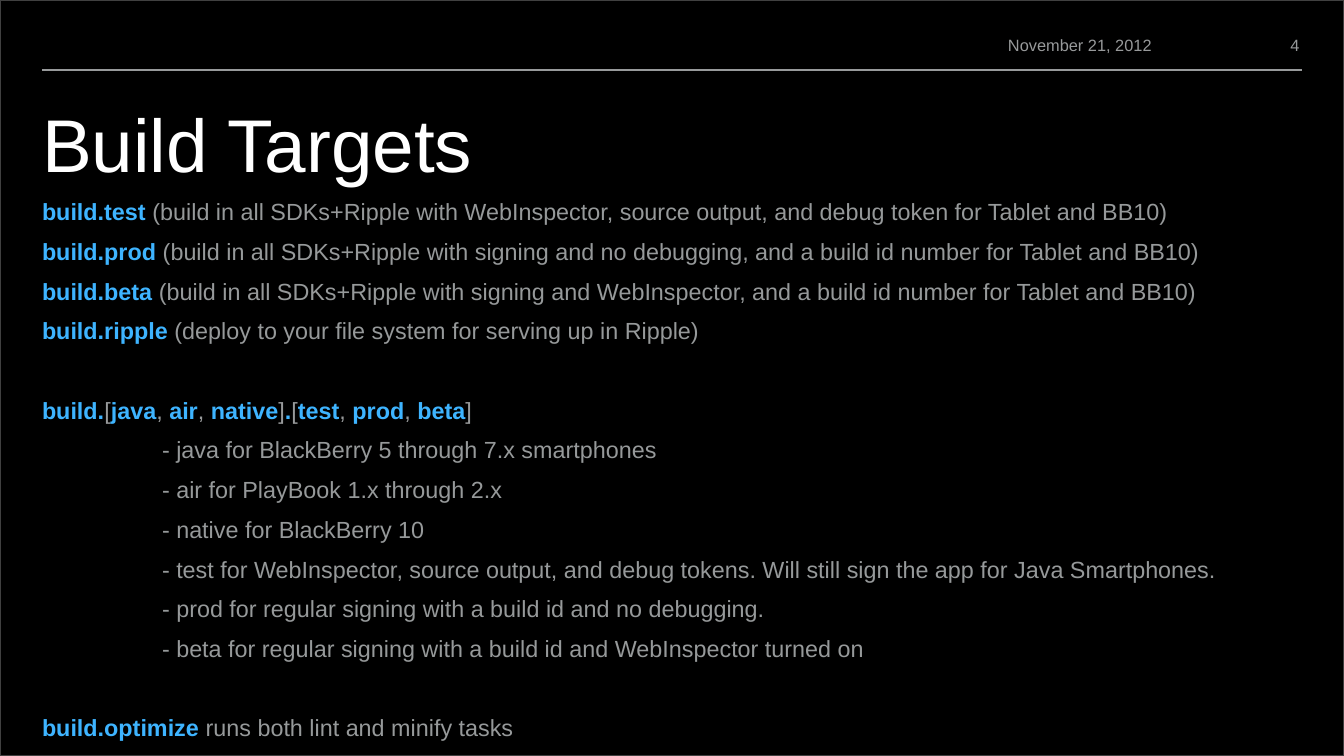
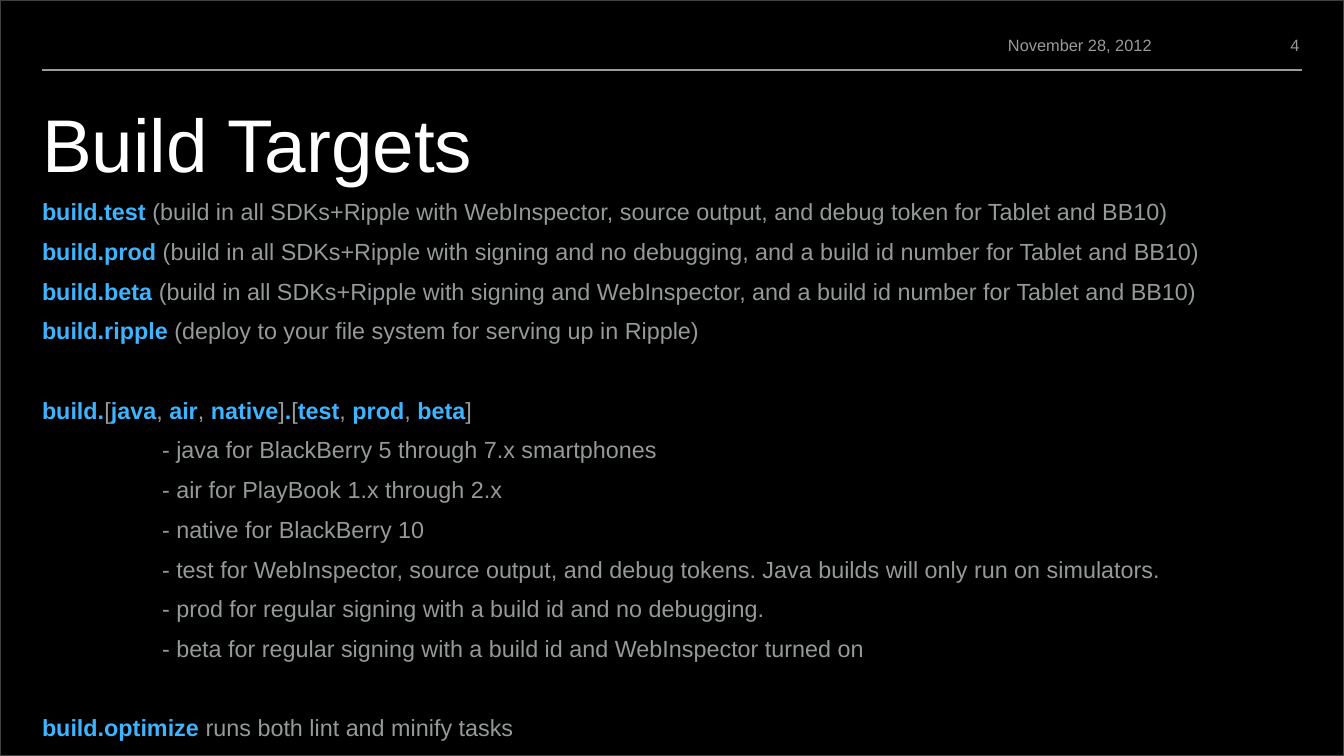
Before and after one commit to blackberry/BB10-WebWorks-Community-Samples, a slide deck: slide 4 of Ant-Build-Script/WebWorksBuildScript.pptx. Drawn at 1344x756 pixels with LibreOffice and Linux fonts; fonts in the diff are those of the drawing; background and template pictures are left out. Boxes give left, top, right and bottom in pixels: in the first picture for what was removed or moved away, otherwise in the second. Text is boxed around its words. In the diff, an @@ line names an element or a change of style, - is before the commit and + after.

Commit message:
Java.test build now doesn't sign, and won't use a password for deployment - it is for simulator only.

```diff
--- a/Ant-Build-Script/WebWorksBuildScript.pptx
+++ b/Ant-Build-Script/WebWorksBuildScript.pptx
@@ text at bbox=[1008, 39, 1151, 53]: text changed @@
-November 21, 2012
+November 28, 2012
@@ text at bbox=[176, 561, 1160, 583]: text changed @@
-- test for WebInspector, source output, and debug tokens. Will still sign the app for Java Smartphones.
+- test for WebInspector, source output, and debug tokens. Java builds will only run on simulators.
```
Also in this commit, not shown: 5 other slides changed, 2 other files.
